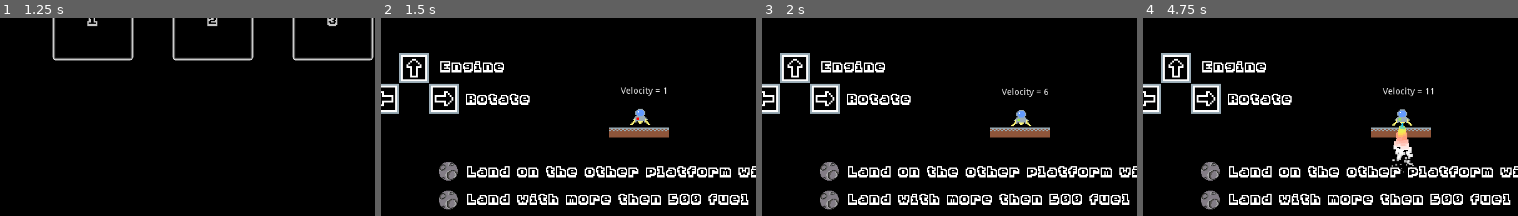
Above: before the commit, frames 1-4 (left to right).
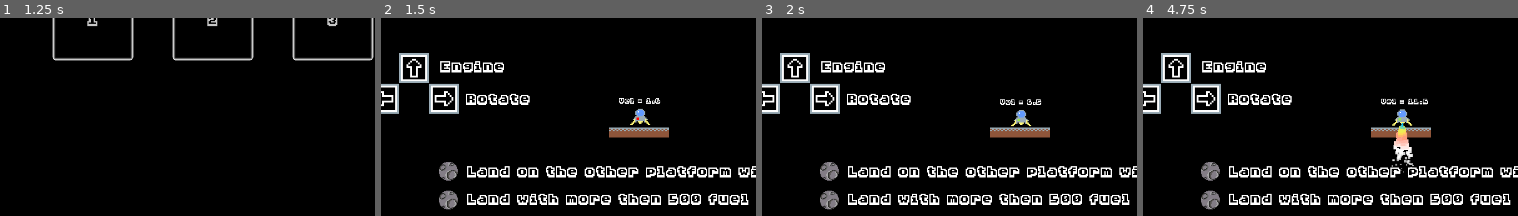
Above: after the commit, the same moments.

Repository: JestemStefan/GWJ_48_Moon_Lander
Game: Godot game, scene res://scenes/menu/MainMenu.tscn
The game is run twice, just before and just after one commit, with the same random seed, the same clock (stepped at 60 frames per second) and the same inputs. Sound files missing from this copy of the repository are replaced by a short silence.
Inputs (mouse positions are % of the whole screen's width and height, from its top left):
- Up to frame 1 (1.25 s): click "Start" at 0.5 s
- Up to frame 2 (1.5 s): click "1" at 1.25 s
- Up to frame 3 (2 s): no input
- Up to frame 4 (4.75 s): move the mouse to (70, 45) at 2.02 s; hold Right (ui_right) 2.03-2.78 s; move the mouse to (25, 56) at 2.77 s; hold Down (ui_down) 2.78-3.53 s; tap Enter at 3.5 s; move the mouse to (57, 28) at 3.52 s; hold Right (ui_right) 3.53-4.28 s; move the mouse to (41, 71) at 4.27 s; hold Up (ui_up) from 4.28 s (still down)
The pictures show only the part of the screen within x 2-52%, y 50-100%; the shares and areas given below are measured in that part.

Frame 1 is identical in both runs. In frame 2, 0.4% of the frame differs, in the area x 63-76%, y 34-44%; in frame 3, 0.4%; in frame 4, 0.5%, in the area x 63-78%, y 34-44%.

Commit message:
Changed velocity label

Diff:
--- a/scenes/player/Player.tscn
+++ b/scenes/player/Player.tscn
@@ -1,9 +1,10 @@
-[gd_scene load_steps=17 format=2]
+[gd_scene load_steps=18 format=2]
 
 [ext_resource path="res://src/player/Player.gd" type="Script" id=1]
 [ext_resource path="res://art/lander.png" type="Texture" id=2]
 [ext_resource path="res://sound/sfx/Game_Sound_Rocket_normal.ogg" type="AudioStream" id=3]
 [ext_resource path="res://sound/sfx/sfx_hiss.wav" type="AudioStream" id=4]
+[ext_resource path="res://art/themes/MainTheme.tres" type="Theme" id=5]
 
 [sub_resource type="RectangleShape2D" id=12]
 extents = Vector2( 8, 9 )
@@ -101,11 +102,13 @@
 shape = SubResource( 13 )
 
 [node name="Label" type="Label" parent="."]
-margin_left = -31.0
-margin_top = -47.0
-margin_right = 31.0
-margin_bottom = -33.0
-text = "Velocity = 0"
+margin_left = -34.0
+margin_top = -32.0
+margin_right = 100.0
+margin_bottom = -4.0
+rect_scale = Vector2( 0.5, 0.5 )
+theme = ExtResource( 5 )
+text = "Vel = 0.0"
 
 [node name="AnimatedSprite" type="AnimatedSprite" parent="."]
 scale = Vector2( 2, 2 )
--- a/src/player/Player.gd
+++ b/src/player/Player.gd
@@ -28,7 +28,7 @@
 
 	dir = Vector2.ZERO
 	vel = linear_velocity.length()
-	$Label.text = "Velocity = " + str(int(vel))
+	$Label.text = "Vel = " + str(stepify(vel, 0.1))
 
 	var input = self._get_input()
 	var is_engine_on: bool = input.y > 0 and not noFuel
